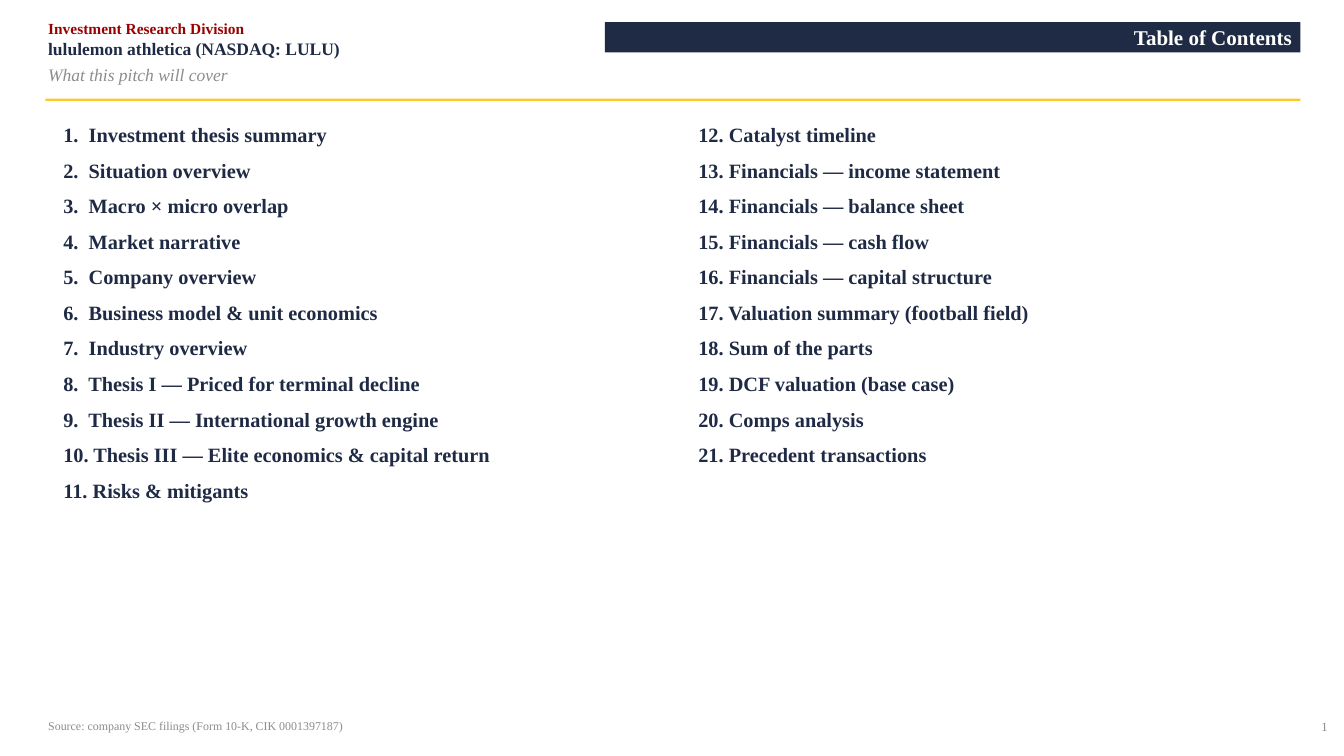
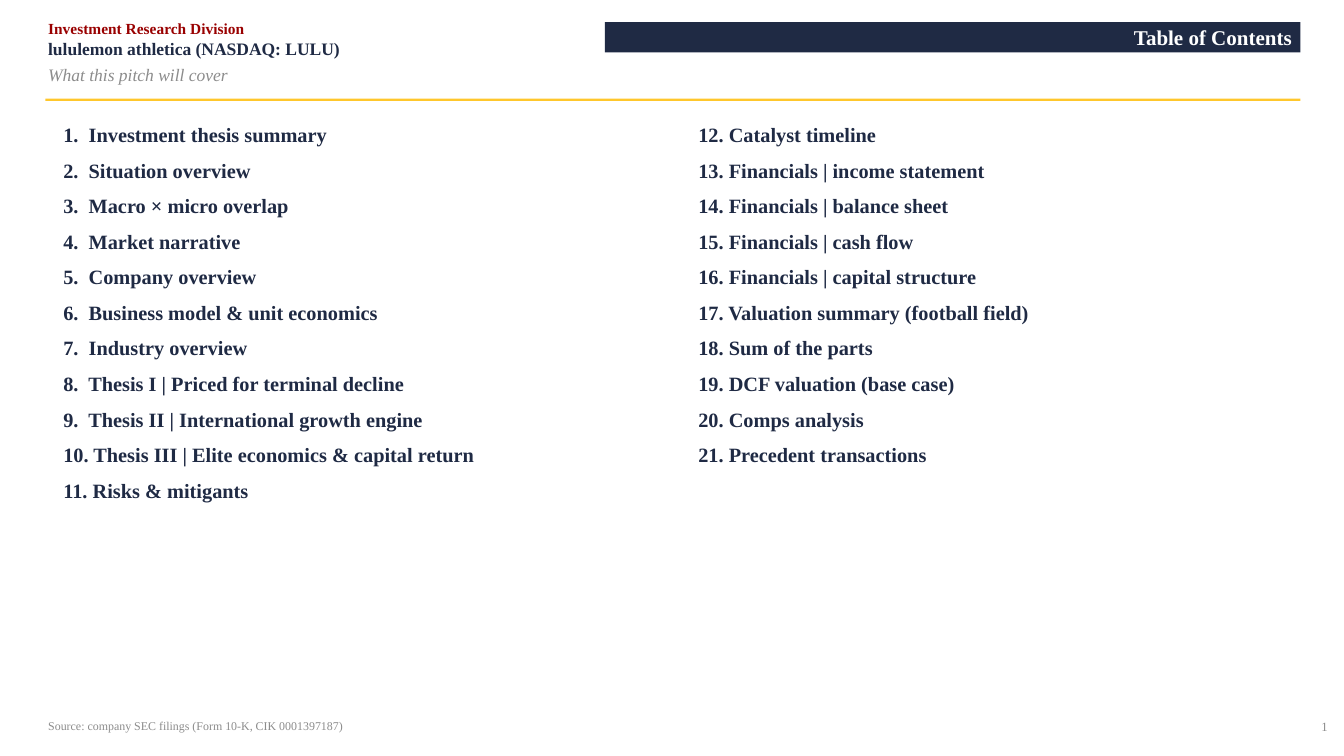
Before and after one commit to vengeanceaiUSC/RM, a slide deck: slide 2 of LULU/LULU_Investment_Pitch_Deck.pptx. Drawn at 1344x756 pixels with LibreOffice and Linux fonts; fonts in the diff are those of the drawing. Boxes give left, top, right and bottom in pixels: in the first picture for what was removed or moved away, otherwise in the second. Text is boxed around its words. In the diff, an @@ line names an element or a change of style, - is before the commit and + after.

```diff
--- a/LULU/LULU_Investment_Pitch_Deck.pptx
+++ b/LULU/LULU_Investment_Pitch_Deck.pptx
@@ text at (698,164,985,289): text changed @@
-13. Financials — income statement
-14. Financials — balance sheet
-15. Financials — cash flow
-16. Financials — capital structure
+13. Financials | income statement
+14. Financials | balance sheet
+15. Financials | cash flow
+16. Financials | capital structure
@@ text at (63,376,474,467): text changed @@
-8. Thesis I — Priced for terminal decline
-9. Thesis II — International growth engine
-10. Thesis III — Elite economics & capital return
+8. Thesis I | Priced for terminal decline
+9. Thesis II | International growth engine
+10. Thesis III | Elite economics & capital return
```
Also in this commit, not shown: 21 other slides changed, 4 other files.
